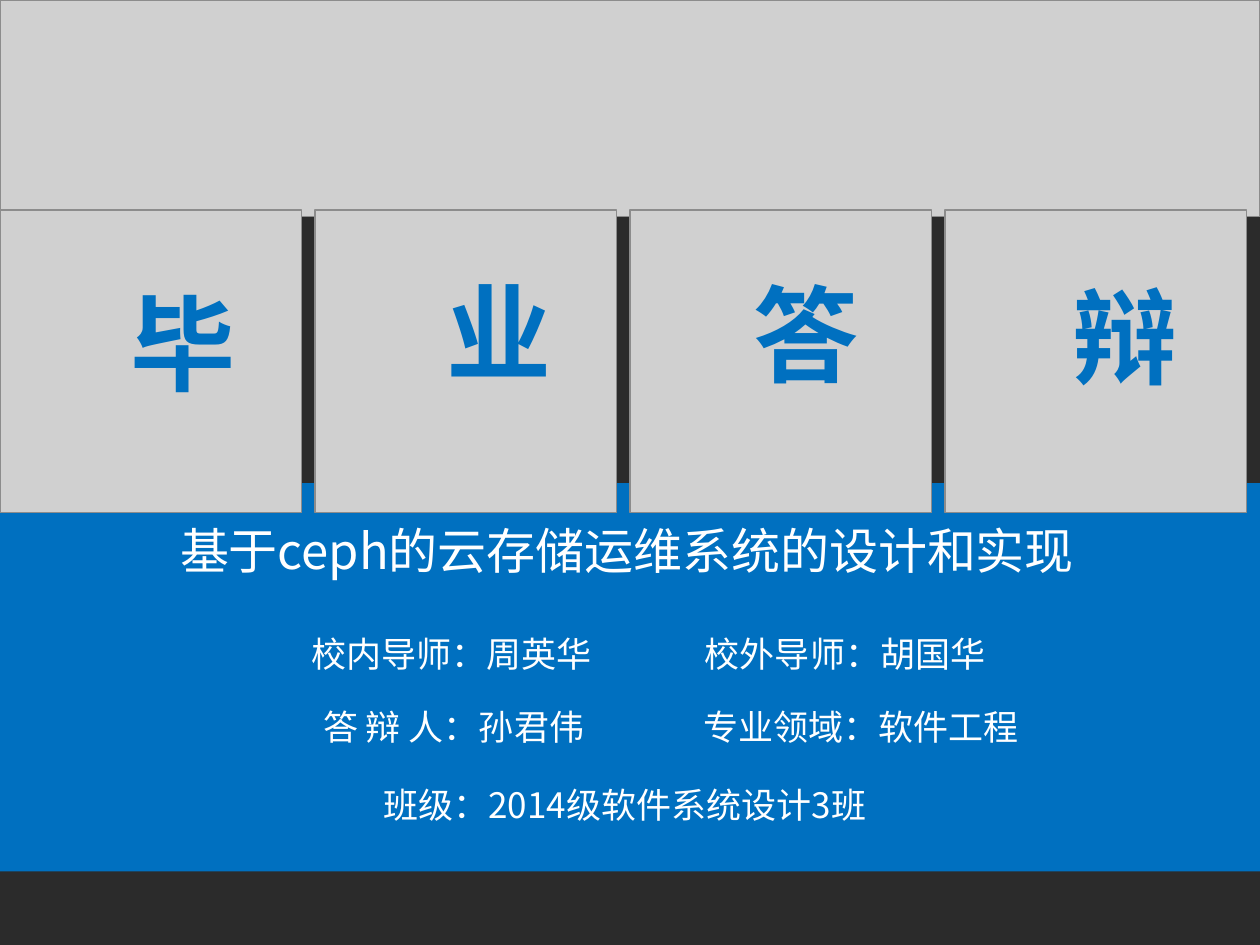
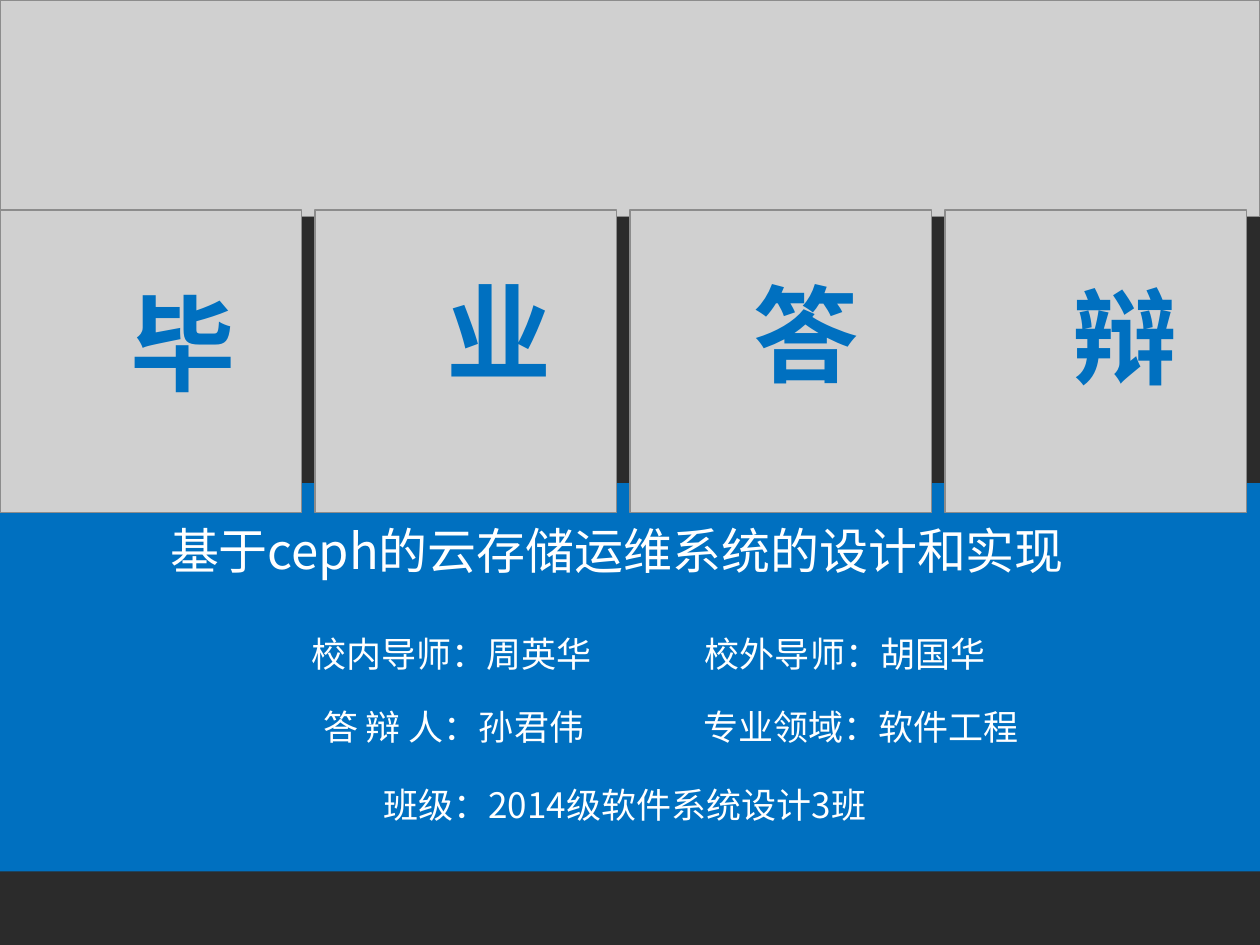
Before and after one commit to liaoliaoanxiao/mediumRepy, a slide deck: slide 1 of 论文/SA14226355孙君伟答辩.ppt. Drawn at 1260x945 pixels with LibreOffice and Linux fonts; fonts in the diff are those of the drawing; grey boxes stand for pictures; background and template pictures are left out; a plain dark background stands for a picture behind light text. Boxes give left, top, right and bottom in pixels: in the first picture for what was removed or moved away, otherwise in the second. Text is boxed around its words. In the diff, an @@ line names an element or a change of style, - is before the commit and + after.

```diff
--- a/论文/SA14226355孙君伟答辩.ppt
+++ b/论文/SA14226355孙君伟答辩.ppt
@@ text "基于ceph的云存储运维系统的设计和实现" moved from (x1=180, y1=527, x2=1074, y2=581) to (x1=170, y1=527, x2=1064, y2=581) @@
```
Also in this commit, not shown: 16 other slides changed, 2 slides added, 4 slides removed, 1 other file.
